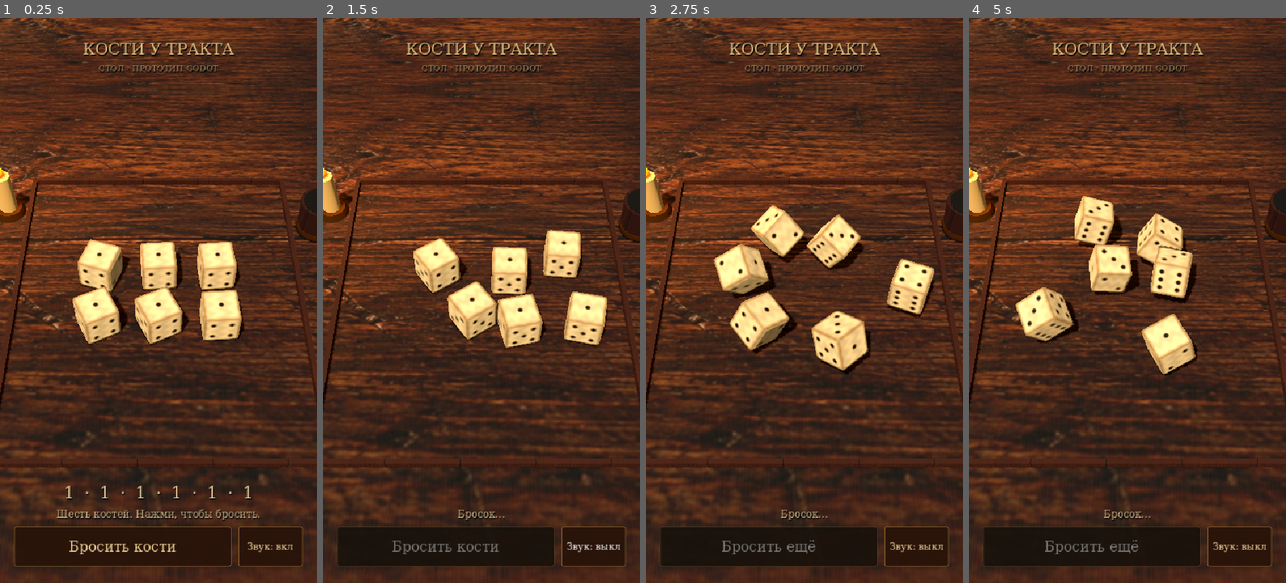
Above: before the commit, frames 1-4 (left to right).
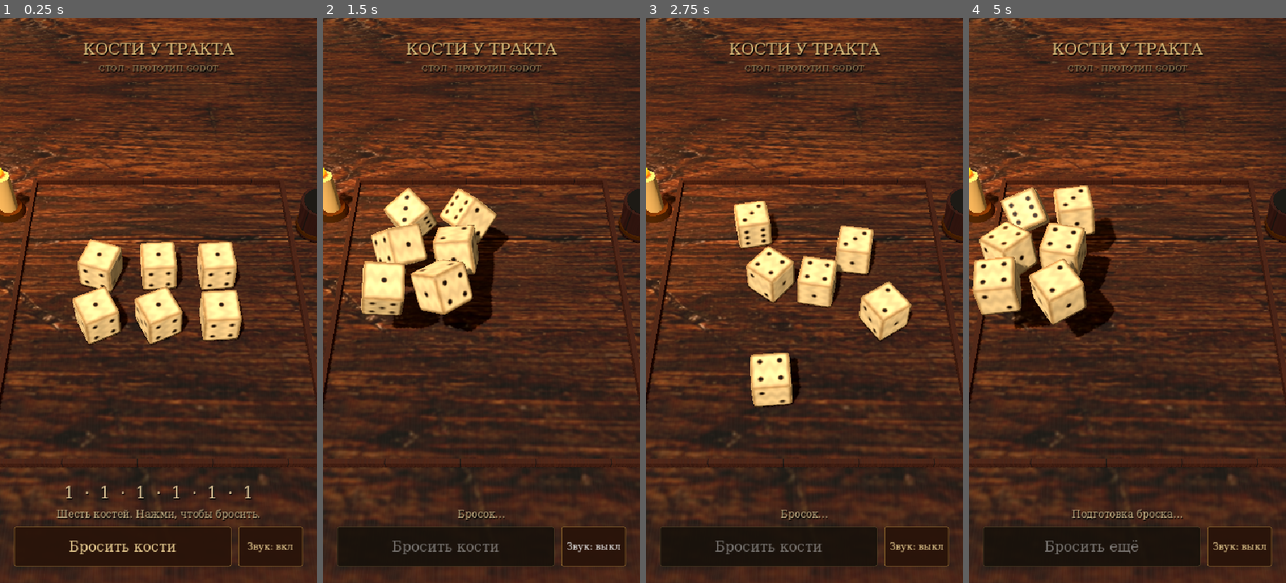
Above: after the commit, the same moments.

Repository: Petasus69/kcd2-dice
Game: Godot game, scene res://table.tscn
Two runs of this game, one before a commit and one after it. Both use one fixed random seed, a clock stepped at 60 frames per second and the inputs below.
Inputs (mouse positions are in pixels of both pictures, inside the frame that each line leads up to):
- Up to frame 1 (0.25 s): no input
- Up to frame 2 (1.5 s): click "Бросить кости" at 0.5 s; click "Звук: вкл" at 1.25 s
- Up to frame 3 (2.75 s): click (769, 549) at 2 s, where only the run before the commit has a clickable "Бросить ещё"
- Up to frame 4 (5 s): click "Звук: выкл" at 2.75 s; click "Звук: вкл" at 3.5 s; click "Бросить ещё" at 4.25 s

The runs differ from the first frame. In frame 2, 12% of the frame differs, in the area x 12-90%, y 30-59%; in frame 3, 12%; in frame 4, 13%, in the area x 1-72%, y 29-89%.

Commit message:
Smooth dice pickup and match physical release velocity

Diff:
--- a/godot/project.godot
+++ b/godot/project.godot
@@ -25,4 +25,5 @@
 
 [physics]
 common/physics_ticks_per_second=90
+common/physics_interpolation=true
 3d/default_gravity=14.0
--- a/godot/table.gd
+++ b/godot/table.gd
@@ -15,6 +15,12 @@
 var throwing := false
 var elapsed := 0.0
 var quiet_time := 0.0
+const PICKUP_DURATION := 0.48
+const SWING_DURATION := 0.22
+const RELEASE_SPACING := 0.035
+var preparing := false
+var preparation_time := 0.0
+var launch_poses: Array[Dictionary] = []
 var sound_enabled := true
 var impact_stream: AudioStreamWAV
 var impact_players: Array[AudioStreamPlayer3D] = []
@@ -298,27 +304,76 @@
     quiet_time = 0
     rolls += 1
     roll_button.disabled = true
-    status.text = "Бросок…"
+    status.text = "Подготовка броска…"
     result_label.text = ""
+    preparing = true
+    preparation_time = 0.0
+    launch_poses.clear()
     for i in range(dice.size()):
         var die := dice[i]
-        # Separate launch positions keep colliders from intersecting at spawn.
+        # Preserve the visible pose. Pickup is animated, never a teleport.
+        var velocity := Vector3(rng.randf_range(2.1, 3.4), rng.randf_range(0.2, 0.7), rng.randf_range(-0.7, 0.7))
+        var spin := Vector3(rng.randf_range(-10, 10), rng.randf_range(-8, 8), rng.randf_range(-10, 10))
+        var release := Vector3(-1.8 + (i % 2), 1.25 + (i / 2) * 0.15, -1.1 + (i / 2))
+        launch_poses.append({
+            "start": die.position,
+            "rotation": die.quaternion,
+            "windup": release - velocity * SWING_DURATION * 0.5,
+            "velocity": velocity,
+            "spin": spin,
+            "layer": die.collision_layer,
+            "mask": die.collision_mask,
+            "released": false,
+        })
         die.freeze = true
-        die.position = Vector3(-1.8 + (i % 2) * 1.0, 1.7 + (i / 2) * 0.18, -1.1 + (i / 2) * 1.0)
-        die.rotation = Vector3(rng.randf() * TAU, rng.randf() * TAU, rng.randf() * TAU)
+        # Scripted pickup must not push or hit dice still lying on the table.
+        die.collision_layer = 0
+        die.collision_mask = 0
         die.linear_velocity = Vector3.ZERO
         die.angular_velocity = Vector3.ZERO
-    # Let the physics server receive all transform resets before impulses.
-    await get_tree().physics_frame
+
+func animate_preparation(delta: float) -> void:
+    preparation_time += delta
+    var all_released := true
     for i in range(dice.size()):
+        var pose := launch_poses[i]
+        if pose.released:
+            continue
         var die := dice[i]
-        die.freeze = false
-        die.sleeping = false
-        die.linear_velocity = Vector3(rng.randf_range(2.1, 3.4), rng.randf_range(0.2, 1.2), rng.randf_range(-0.7, 0.7))
-        die.angular_velocity = Vector3(rng.randf_range(-15, 15), rng.randf_range(-12, 12), rng.randf_range(-15, 15))
+        if preparation_time < PICKUP_DURATION:
+            var u := clampf(preparation_time / PICKUP_DURATION, 0, 1)
+            # Zero speed and acceleration at both ends of the pickup.
+            var eased := u * u * u * (u * (u * 6.0 - 15.0) + 10.0)
+            die.position = (pose.start as Vector3).lerp(pose.windup, eased)
+            die.position.y += 0.18 * pow(sin(PI * u), 2.0)
+        else:
+            var u := clampf((preparation_time - PICKUP_DURATION - i * RELEASE_SPACING) / SWING_DURATION, 0, 1)
+            # Integral of smoothstep velocity: the release pose has exactly
+            # the same linear/angular speed as the rigid body that takes over.
+            var travel := SWING_DURATION * (u * u * u - 0.5 * u * u * u * u)
+            die.position = pose.windup + pose.velocity * travel
+            var spin: Vector3 = pose.spin
+            die.quaternion = Quaternion(spin.normalized(), spin.length() * travel) * pose.rotation
+            if u >= 1.0:
+                pose.released = true
+                die.collision_layer = pose.layer
+                die.collision_mask = pose.mask
+                die.freeze = false
+                die.sleeping = false
+                die.linear_velocity = pose.velocity
+                die.angular_velocity = pose.spin
+                status.text = "Бросок…"
+        if not pose.released:
+            all_released = false
+    if all_released:
+        preparing = false
+        launch_poses.clear()
 
 func _physics_process(delta: float) -> void:
     if not throwing:
+        return
+    if preparing:
+        animate_preparation(delta)
         return
     elapsed += delta
     var still := true
--- a/godot/tests/physics_smoke.gd
+++ b/godot/tests/physics_smoke.gd
@@ -26,13 +26,24 @@
     scene.dice[0].freeze = false
     scene.rng.seed = 91425
     for attempt in range(12):
+        var previous: Array[Vector3] = []
+        for die in scene.dice:
+            previous.append(die.position)
         scene.throw_dice()
         require(scene.throwing and scene.roll_button.disabled, "Repeated throw guard failed")
         scene.throw_dice()
+        for i in range(6):
+            require(scene.dice[i].position.is_equal_approx(previous[i]), "Pickup teleported a die")
         var frames := 0
         while scene.throwing and frames < 1400:
             await physics_frame
             frames += 1
+            for i in range(6):
+                var die = scene.dice[i]
+                if die.freeze:
+                    require(die.position.distance_to(previous[i]) < 0.22,
+                        "Scripted pickup/swing jumped between physics frames")
+                previous[i] = die.position
         require(not scene.throwing, "Throw did not finish")
         require(not scene.roll_button.disabled, "Throw button stayed disabled")
         for die in scene.dice:
@@ -42,6 +53,8 @@
             require(die.linear_velocity.length() < 0.1, "Die did not settle")
             require(die.top_face() >= 1 and die.top_face() <= 6, "Invalid upper face")
             require(die.upright(), "Die finished on an edge")
+            require(die.collision_layer == 1 and die.collision_mask == 1,
+                "Pickup did not restore physical collisions")
         print("Throw %d settled in %.2fs: %s" % [attempt + 1, frames / 90.0, scene.result_label.text])
     print("%s: face mapping, 12 six-die throws, containment, settling, repeat button" % ("PASS" if failures == 0 else "FAIL"))
     scene.queue_free()
--- a/godot/tests/visual_capture.gd
+++ b/godot/tests/visual_capture.gd
@@ -30,6 +30,10 @@
         await process_frame
     assert(scene.throwing, "Throw button did not start a throw")
     await create_timer(0.32).timeout
+    await capture("pickup")
+    await create_timer(0.32).timeout
+    await capture("swing")
+    await create_timer(0.32).timeout
     await capture("throw")
     while scene.throwing:
         await process_frame
Not shown, changed: godot/export_presets.cfg
Not shown, changed: godot/README.md
